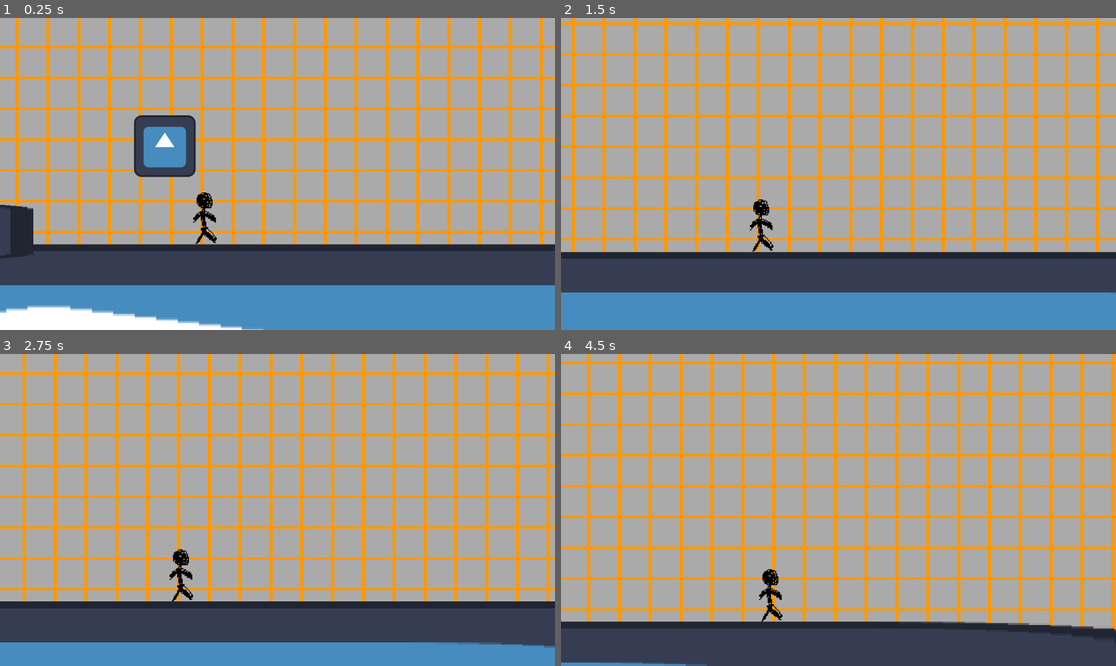
Above: before the commit, frames 1-4 (two rows, left to right).
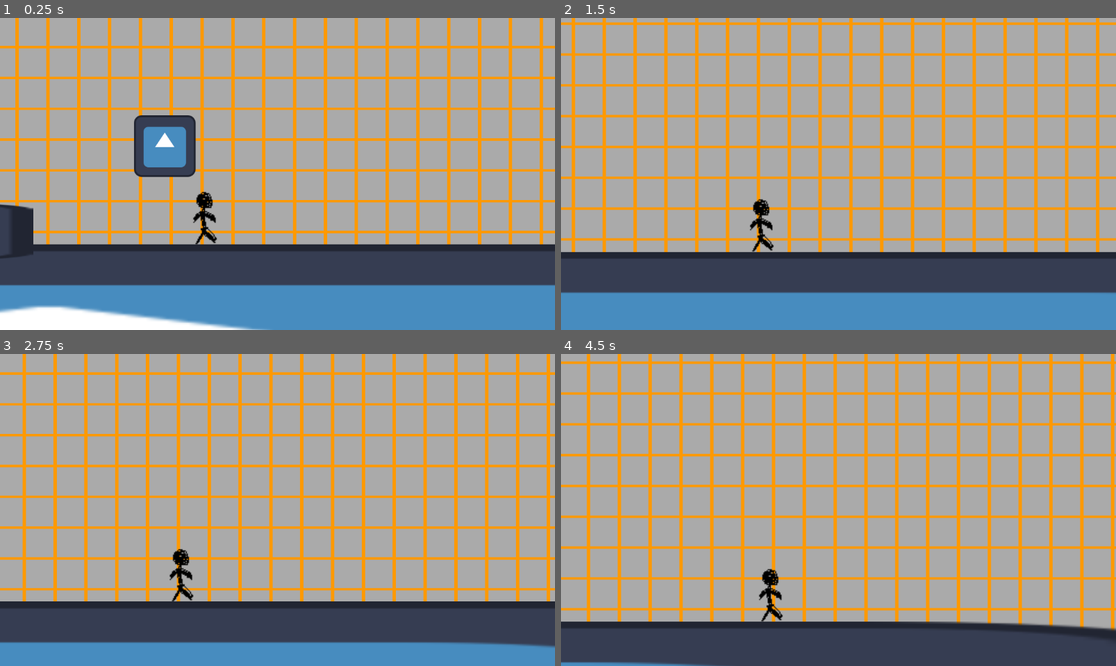
Above: after the commit, the same moments.

Repository: xelaxefensor/Maturitni-prace-Vyvoj-v-hernim-enginu
Game: Godot game, scene res://test_01.tscn
Two runs of this game, one before a commit and one after it. Both use one fixed random seed, a clock stepped at 60 frames per second and the inputs below. The engine's default icon, where the game draws it, is replaced by a stand-in: a white triangle on a blue panel in a dark square.
Inputs (mouse positions are in pixels of both pictures, inside the frame that each line leads up to):
- Up to frame 1 (0.25 s): no input
- Up to frame 2 (1.5 s): tap Enter at 0.5 s; move the mouse to (960, 158) at 0.52 s; press the mouse at (960, 158) at 0.53 s; hold Right (move_right) from 0.53 s (still down); tap Up (move_up) at 0.77 s; move the mouse to (727, 189) at 1.27 s; release the mouse at (727, 189) at 1.28 s; right-click (727, 189) at 1.35 s
- Up to frame 3 (2.75 s): tap Up (move_up) at 1.52 s; click (166, 525) at 1.55 s; move the mouse to (333, 441) at 2.02 s; release Right (move_right) at 2.03 s; press the mouse at (333, 441) at 2.03 s; hold Left (move_left) from 2.03 s (still down)
- Up to frame 4 (4.5 s): move the mouse to (810, 572) at 2.77 s; release Left (move_left) at 2.78 s; release the mouse at (810, 572) at 2.78 s; hold Right (move_right) 2.78-4.28 s; tap Shift (move_run) at 2.85 s; tap Up (move_up) at 3.02, 3.77 s; click (810, 572) at 3.05 s; move the mouse to (1005, 556) at 3.52 s; press the mouse at (1005, 556) at 3.53 s; tap R (reload, bound only before the commit) at 4.15 s; move the mouse to (672, 463) at 4.27 s; release the mouse at (672, 463) at 4.28 s; hold Left (move_left) from 4.28 s (still down); right-click (672, 463) at 4.35 s

The runs differ from the first frame. In frame 1, 0.4% of the frame differs, in the area x 0-49%, y 55-100%; in frame 2, 4.9%; in frame 3, 0.5%; in frame 4, 6.8%, in the area x 0-100%, y 0-100%.

Commit message:
Revert "Merge branch 'main' of https://github.com/SkeletoMukit/Maturitni-prace-Vyvoj-v-hernim-enginu"
This reverts commit 49a409006142fe5808f0af9f475b0f7d07345a70, reversing
changes made to 7c92fc1727549cb5f2942291ac1a7e901117337c.

Diff:
--- a/Maturitní práce - Hra/bullet.gd
+++ /dev/null
@@ -1,21 +0,0 @@
-extends RigidBody2D
-
-var dmg
-var startForce
-
-# Called when the node enters the scene tree for the first time.
-func _ready():
-	apply_impulse(startForce,Vector2(0,0))
-
-
-# Called every frame. 'delta' is the elapsed time since the previous frame.
-func _process(delta):
-	pass
-
-func innitialize(position, startForce):
-	self.position=position
-	self.startForce = startForce
-
-
-func _on_despawn_timer_timeout():
-	self.queue_free()
--- a/Maturitní práce - Hra/bullet.tscn
+++ /dev/null
@@ -1,27 +0,0 @@
-[gd_scene load_steps=4 format=3 uid="uid://co2pm4rcpauxu"]
-
-[ext_resource type="Script" path="res://bullet.gd" id="1_ci0aa"]
-[ext_resource type="Texture2D" uid="uid://cpcsb6tybsnoc" path="res://sprites/player.png" id="2_u4jlw"]
-
-[sub_resource type="CircleShape2D" id="CircleShape2D_voabg"]
-radius = 13.0096
-
-[node name="Bullet" type="RigidBody2D"]
-script = ExtResource("1_ci0aa")
-
-[node name="CollisionShape2D" type="CollisionShape2D" parent="."]
-position = Vector2(0, -0.5)
-shape = SubResource("CircleShape2D_voabg")
-
-[node name="Sprite2D" type="Sprite2D" parent="."]
-position = Vector2(2.305, 1.095)
-rotation = 1.55509
-scale = Vector2(1.165, 0.46)
-texture = ExtResource("2_u4jlw")
-
-[node name="DespawnTimer" type="Timer" parent="."]
-wait_time = 5.0
-one_shot = true
-autostart = true
-
-[connection signal="timeout" from="DespawnTimer" to="." method="_on_despawn_timer_timeout"]
--- a/Maturitní práce - Hra/player_camera.tscn
+++ /dev/null
@@ -1,17 +0,0 @@
-[gd_scene load_steps=2 format=3 uid="uid://col2wvf22j34s"]
-
-[ext_resource type="Script" path="res://PlayerCamera.gd" id="1_q7a1d"]
-
-[node name="Camera2D" type="Camera2D"]
-offset = Vector2(0, -150)
-position_smoothing_enabled = true
-position_smoothing_speed = 3.0
-rotation_smoothing_enabled = true
-rotation_smoothing_speed = 3.0
-script = ExtResource("1_q7a1d")
-
-[node name="ResetTimer" type="Timer" parent="."]
-wait_time = 2.0
-one_shot = true
-
-[connection signal="timeout" from="ResetTimer" to="." method="_on_reset_timer_timeout"]
--- a/Maturitní práce - Hra/project.godot
+++ b/Maturitní práce - Hra/project.godot
@@ -66,21 +66,7 @@
 , Object(InputEventJoypadButton,"resource_local_to_scene":false,"resource_name":"","device":-1,"button_index":2,"pressure":0.0,"pressed":true,"script":null)
 ]
 }
-fire={
-"deadzone": 0.5,
-"events": [Object(InputEventMouseButton,"resource_local_to_scene":false,"resource_name":"","device":-1,"window_id":0,"alt_pressed":false,"shift_pressed":false,"ctrl_pressed":false,"meta_pressed":false,"button_mask":0,"position":Vector2(0, 0),"global_position":Vector2(0, 0),"factor":1.0,"button_index":1,"canceled":false,"pressed":false,"double_click":false,"script":null)
-]
-}
-reload={
-"deadzone": 0.5,
-"events": [Object(InputEventKey,"resource_local_to_scene":false,"resource_name":"","device":-1,"window_id":0,"alt_pressed":false,"shift_pressed":false,"ctrl_pressed":false,"meta_pressed":false,"pressed":false,"keycode":0,"physical_keycode":82,"key_label":0,"unicode":114,"echo":false,"script":null)
-]
-}
 
 [physics]
 
 2d/default_gravity=2000.0
-
-[rendering]
-
-textures/canvas_textures/default_texture_filter=0
--- a/Maturitní práce - Hra/weapon.gd
+++ /dev/null
@@ -1,62 +0,0 @@
-extends Node2D
-
-var magSize = 20
-var ammoSize = 120
-var magCount
-var ammoCount
-
-var bulletSpawn
-var reloadTimer
-var fireRateTimer
-
-var fireRateZero
-
-var bulletForce = 3000
-var reloading = false
-
-# Called when the node enters the scene tree for the first time.
-func _ready():
-	magCount=magSize
-	ammoCount=ammoSize
-
-	bulletSpawn = get_node("BulletSpawn")
-	reloadTimer = get_node("ReloadTimer")
-	fireRateTimer = get_node("FireRateTimer")
-
-
-# Called every frame. 'delta' is the elapsed time since the previous frame.
-func _process(delta):
-	if Input.is_action_pressed("fire") && fireRateZero==true && magCount > 0 && reloading == false:
-		var bullet = preload("res://bullet.tscn").instantiate()
-		bullet.innitialize(bulletSpawn.global_position,Vector2(bulletForce,0))
-		get_node("/root").add_child(bullet)
-
-		magCount -= 1
-
-		fireRateZero = false
-		fireRateTimer.start()
-
-		print("Mag: ", magCount)
-		print("Ammo: ", ammoCount)
-
-
-func _on_fire_rate_timer_timeout():
-	fireRateZero = true
-
-func _input(event):
-	if event.is_action_pressed("reload"):
-		print("reloading")
-		reloadTimer.start()
-		reloading = true
-
-
-func _on_reload_timer_timeout():
-	var ghostBullets = clamp(ammoCount,0,magSize-magCount)
-	magCount += ghostBullets
-	ammoCount -= ghostBullets
-
-	print("done")
-	print("Mag: ", magCount)
-	print("Ammo: ", ammoCount)
-
-	reloading = false
--- a/Maturitní práce - Hra/weapon_1.tscn
+++ b/Maturitní práce - Hra/weapon_1.tscn
@@ -1,24 +1,3 @@
-[gd_scene load_steps=3 format=3 uid="uid://cks1e88uoy31b"]
+[gd_scene format=3 uid="uid://cks1e88uoy31b"]
 
-[ext_resource type="Script" path="res://weapon.gd" id="1_ba2g6"]
-[ext_resource type="Texture2D" uid="uid://c7q88s7ri1qyc" path="res://sprites/gun.png" id="1_joju6"]
-
-[node name="Weapon" type="Node2D"]
-script = ExtResource("1_ba2g6")
-
-[node name="Sprite2D" type="Sprite2D" parent="."]
-texture = ExtResource("1_joju6")
-
-[node name="BulletSpawn" type="Node2D" parent="."]
-position = Vector2(30, -6)
-
-[node name="ReloadTimer" type="Timer" parent="."]
-one_shot = true
-
-[node name="FireRateTimer" type="Timer" parent="."]
-wait_time = 0.02
-one_shot = true
-autostart = true
-
-[connection signal="timeout" from="ReloadTimer" to="." method="_on_reload_timer_timeout"]
-[connection signal="timeout" from="FireRateTimer" to="." method="_on_fire_rate_timer_timeout"]
+[node name="weapon1" type="Node2D"]
Binary file removed: Maturitní práce - Hra/sprites/gun.png
Not shown, removed: Maturitní práce - Hra/sprites/gun.png.import
Not shown, removed: .~lock.tusl_osnova_MP.odt#
